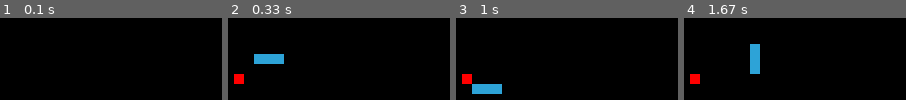
Above: before the commit, frames 1-4 (left to right).
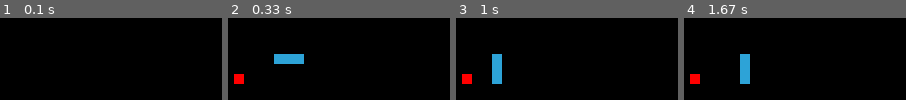
Above: after the commit, the same moments.

Repository: linusqzdeng/my-game
Game: pygame game, started from snake/snake.py
Same seed, same stepped clock (60 frames per second), same inputs: the game is played once before the commit and once after it.
Inputs:
- Up to frame 1 (0.1 s): no input
- Up to frame 2 (0.33 s): no input
- Up to frame 3 (1 s): tap S at 0.33 s; hold Right from 0.67 s (still down)
- Up to frame 4 (1.67 s): release Right at 1.13 s; hold Up 1.17-1.63 s

Frame 1 is identical in both runs. In frame 2, 2.2% of the frame differs, in the area x 11-35%, y 43-57%; in frame 3, 3.3%, in the area x 7-21%, y 43-93%; in frame 4, 3.3%.

Commit message:
First flappy bird

Diff:
--- /dev/null
+++ b/flappy_bird/flappy_bird.py
@@ -0,0 +1,178 @@
+import pygame
+import sys
+import os
+import random
+from pygame.locals import *
+from pygame.math import Vector2
+
+
+WHITE = (255, 255, 255)
+BLACK = (0, 0, 0)
+WIDTH, HEIGHT = 288, 512
+
+
+class Bird:
+    """Flappy bird."""
+
+    def __init__(self):
+        self.surf, self.rect = Game.load_image('bluebird-midflap.bmp', BLACK)
+        self.rect.center = (100, 256)
+        self.gravity = 0.15
+        self.vel = 0
+        self.fall = 1
+
+    def flap(self):
+        if not self.fall:
+            self.rect.centery += -30
+            self.fall = 1
+            self.vel = 0
+
+    def move(self):
+        if self.fall:
+            self.vel += self.gravity
+            self.rect.centery += self.vel
+
+
+class Pipe:
+    """Obstacles that prevent the bird flying through."""
+
+    def __init__(self):
+        self.surf, _ = Game.load_image('pipe-green.bmp', WHITE)
+        self.gap = 100
+        self.height = [150, 200, 250, 300, 350]
+        self.pipes = []
+
+    def move(self, pipes):
+        for pipe in pipes:
+            pipe.centerx += -1
+
+    def remove(self, pipes):
+        for pipe in pipes:
+            if pipe.centerx < -30:
+                pipes.remove(pipe)
+
+    def create(self):
+        random_height = random.choice(self.height)
+        self.bottom_rect = self.surf.get_rect(topleft=(300, random_height))
+        self.top_rect = self.surf.get_rect(bottomleft=(300, random_height - self.gap))
+
+        return self.bottom_rect, self.top_rect
+
+
+class Game:
+    """Manage to load images and display them."""
+
+    def __init__(self):
+        self.screen = pygame.display.set_mode((WIDTH, HEIGHT))
+        self.background, _ = Game.load_image('background-day.bmp')  # don't need the rect for background
+        self.floor, _ = Game.load_image('base.bmp')  # don't need floor rect
+        self.floor_pos = Vector2(0, 450)
+
+        self.bird = Bird()
+        self.pipe = Pipe()
+
+    def init_game(self):
+        pygame.init()
+        self.clock = pygame.time.Clock()
+        pygame.display.set_caption("Flappy Bird")
+        self.SPAWNPIPES = pygame.USEREVENT
+        pygame.time.set_timer(self.SPAWNPIPES, 2300)  # 2.3s
+
+    @staticmethod
+    def load_image(filename, colorkey=None):
+        """Load the image and return (surface, rect)."""
+        fullname = os.path.join('data', filename)
+        image = pygame.image.load(fullname).convert()
+
+        # any pixel that is different from black would be transparent
+        if colorkey is not None:
+            image.set_colorkey(colorkey)
+
+        return image, image.get_rect()
+
+    def move_floor(self):
+        """Move the floor constantly, reset the position when it reaches its end."""
+        self.floor_pos.x += -1
+        if self.floor_pos.x <= -336:
+            self.floor_pos.x = 0
+
+    def draw_pipes(self, pipes):
+        """Flip the top pipes upside down and draw all pipes."""
+        for pipe in pipes:
+            if pipe.bottom < 400:
+                flip_pipe = pygame.transform.flip(self.pipe.surf, False, True)  # flip the pipe upside down
+                self.screen.blit(flip_pipe, pipe)
+            else:
+                self.screen.blit(self.pipe.surf, pipe)
+
+    def pipes_collide(self, pipes):
+        """Detect if the bird and the pipes collide with each other."""
+        for pipe in pipes:
+            if self.bird.rect.colliderect(pipe):
+                return 1
+        return 0
+
+    def screen_collide(self):
+        """Detect if the bird flies outside the screen."""
+        if self.bird.rect.top < -100 or self.bird.rect.bottom > 450:
+            return 1
+
+    def deal_events(self):
+        """Events detection."""
+        for event in pygame.event.get():
+            if event.type == QUIT or (event.type == KEYDOWN and event.key in [K_q, K_ESCAPE]):
+                OVER = 1
+                pygame.quit()
+                sys.exit()
+            # bird flapping
+            if event.type == KEYDOWN:
+                if event.key == K_SPACE:
+                    self.bird.fall = 0
+            # spawn pipes
+            if event.type == self.SPAWNPIPES:
+                self.pipe.pipes.extend(self.pipe.create())
+                print(self.pipe.pipes)
+
+    def start(self):
+        # initialise the game
+        self.init_game()
+
+        # main loop
+        OVER = 0
+        while not OVER:
+            self.clock.tick(60)
+
+            # events detection
+            self.deal_events()
+
+            # display background
+            self.screen.blit(self.background, (0, 0))
+
+            # move and draw the pipes
+            self.pipe.create()
+            self.pipe.move(self.pipe.pipes)
+            self.pipe.remove(self.pipe.pipes)
+            self.draw_pipes(self.pipe.pipes)
+
+            # floor movement
+            self.move_floor()
+            self.screen.blit(self.floor, self.floor_pos)
+            self.screen.blit(self.floor, self.floor_pos + Vector2(336, 0))
+
+            # bird behaviours
+            self.bird.move()
+            self.bird.flap()
+            self.screen.blit(self.bird.surf, self.bird.rect)
+
+            # collision detection
+            if self.pipes_collide(self.pipe.pipes) or self.screen_collide():
+                OVER = 1
+                pygame.quit()
+                sys.exit()
+
+            pygame.display.update()
+
+
+if __name__ == "__main__":
+    game = Game()
+    game.start()
--- a/snake/snake.py
+++ b/snake/snake.py
@@ -54,13 +54,13 @@
         # whether it collides with the edge of the window
         head_pos = self.body[0]
         if head_pos.x * cell_size > WIDTH or head_pos.x < 0 or head_pos.y * cell_size > HEIGHT or head_pos.y < 0:
-            print('Crash into the wall!')
+            print("Crash into the wall!")
             sys.exit()
 
         # whether it collides with itself
         for block in self.body[1:]:
             if head_pos.x == block.x and head_pos.y == block.y:
-                print('Eat yourself!')
+                print("Eat yourself!")
                 sys.exit()
 
     def update(self):
@@ -80,10 +80,10 @@
 
     def _randomise(self):
         """Spawn the food in randomly on screen."""
-        self.x = random.randrange(cell_number - 1)
-        self.y = random.randrange(cell_number - 1)
+        x = random.randrange(cell_number - 1)
+        y = random.randrange(cell_number - 1)
 
-        return self.x, self.y
+        return x, y
 
     def _spawn(self):
         if not self.eaten:
@@ -106,6 +106,13 @@
         self.snake = Snake(self.screen)
         self.food = Food(self.screen)
         self.score = 0
+        self.speed = 5  # difficulty
+
+    def harder(self):
+        """Increases the snake moving speed every 50 scores."""
+        if self.score != 0 and self.score % 50 == 0 and (self.score + 10) % 50 != 0:
+            # self.speed += 2
+            pass
 
     def scores(self):
         if self.snake_grow():
@@ -126,6 +133,7 @@
         self.snake_grow()
         self.food_eaten()
         self.scores()
+        self.harder()
         self.snake.update()
         self.food.update()
 
@@ -141,7 +149,7 @@
     # main loop
     over = 0
     while not over:
-        clock.tick(10)
+        clock.tick(main_game.speed)
 
         for event in pygame.event.get():
             if event.type == QUIT or (event.type == KEYDOWN and event.key in [K_q, K_ESCAPE]):
--- a/snake/test.py
+++ /dev/null
@@ -1,4 +0,0 @@
-import pygame
-from pygame.math import Vector2
-
-print(Vector2(0, -1) + Vector2(2, 3))
Binary file added: flappy_bird/data/background-day.bmp
Binary file added: flappy_bird/data/background-night.bmp
Binary file added: flappy_bird/data/base.bmp
Binary file added: flappy_bird/data/bluebird-downflap.bmp
Binary file added: flappy_bird/data/bluebird-midflap.bmp
Binary file added: flappy_bird/data/bluebird-upflap.bmp
Binary file added: flappy_bird/data/gameover.bmp
Binary file added: flappy_bird/data/message.bmp
Binary file added: flappy_bird/data/pipe-red.bmp
Binary file added: flappy_bird/data/redbird-downflap.bmp
Binary file added: flappy_bird/data/redbird-midflap.bmp
Binary file added: flappy_bird/data/redbird-upflap.bmp
(and 2 more such lines)
